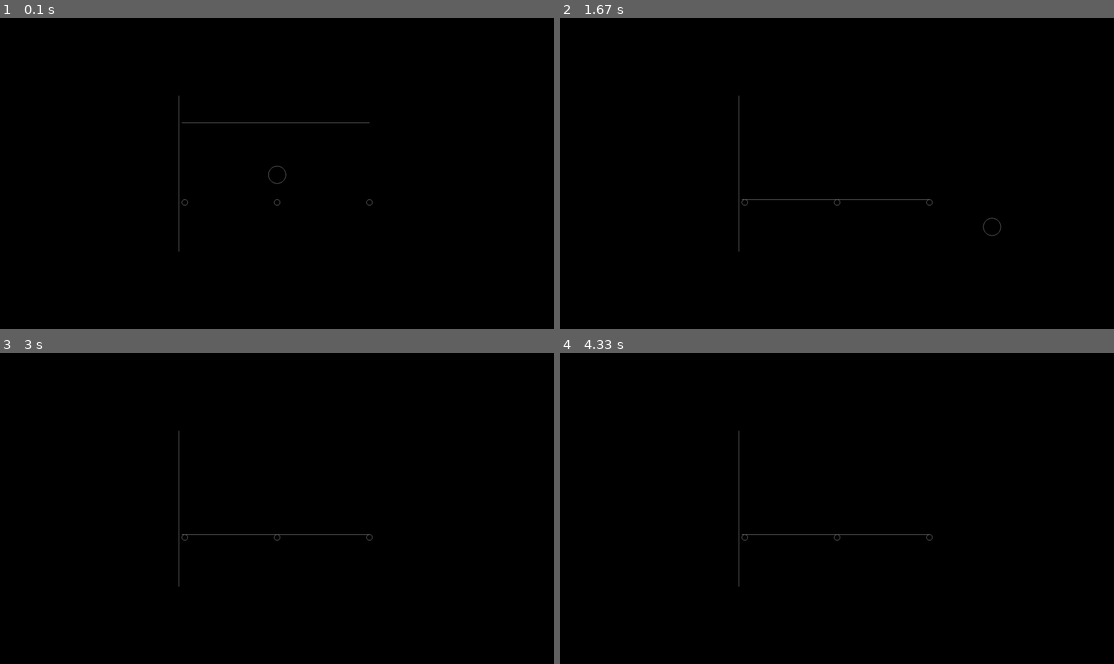
Above: before the commit, frames 1-4 (two rows, left to right).
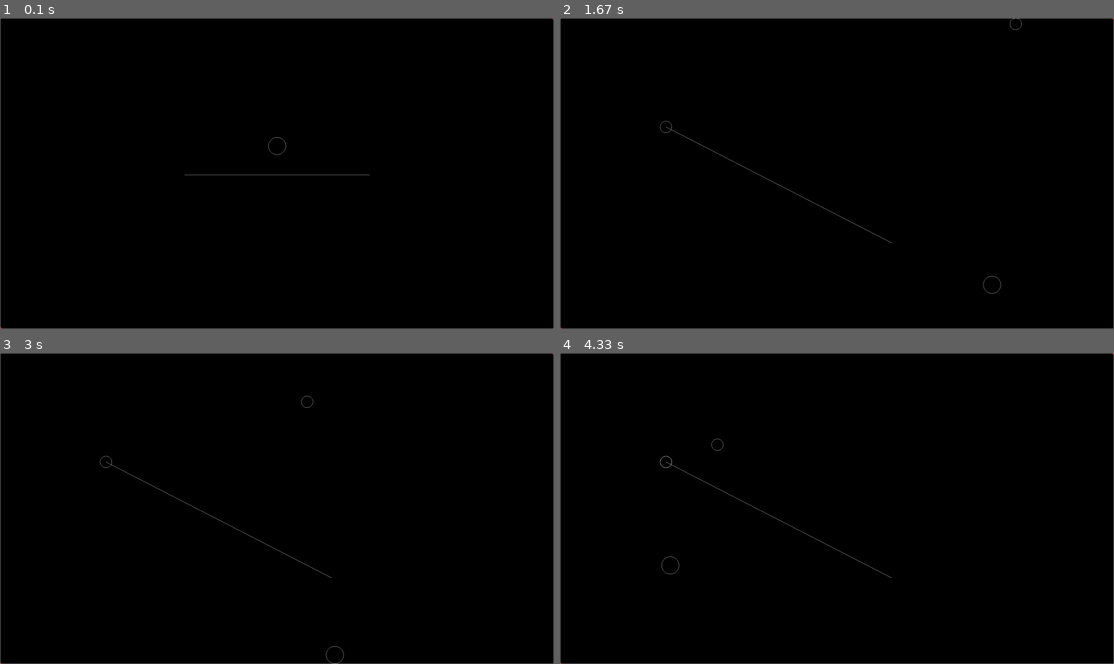
Above: after the commit, the same moments.

Repository: MoronicRocketFanatic/Pythonic_Physics_Engine
Game: pygame game, started from source/main.py
The game is run twice, just before and just after one commit, with the same random seed, the same clock (stepped at 60 frames per second) and the same inputs.
Inputs (mouse positions are in pixels of both pictures, inside the frame that each line leads up to):
- Up to frame 1 (0.1 s): no input
- Up to frame 2 (1.67 s): tap 1 at 0.33, 1.65 s; press the mouse at (892, 241) at 0.7 s; move the mouse to (776, 185) at 0.8 s; release the mouse at (665, 126) at 0.93 s; hold Right 1-1.47 s; hold Up from 1.5 s (still down)
- Up to frame 3 (3 s): release Up at 1.8 s; hold Right 1.83-2.3 s; hold Left 2.33-2.87 s; hold Down from 2.9 s (still down)
- Up to frame 4 (4.33 s): tap 1 at 3.05, 4.22 s; release Down at 3.2 s; hold Left 3.23-3.63 s; hold Up 3.67-4.03 s; hold Right from 4.07 s (still down)

The runs differ from the first frame. In frame 1, 0.9% of the frame differs, in the area x 0-100%, y 0-100%; in frame 2, 0.9%; in frame 3, 0.9%; in frame 4, 0.9%.

Commit message:
FALSE ALARM, the lines need more attention, here is a mouse based line drawer and ball placer

Diff:
--- a/source/main.py
+++ b/source/main.py
@@ -26,11 +26,18 @@
 
 #objects
 # grav_objects = [Ball(display, WINDOW_WIDTH/2, WINDOW_HEIGHT/2)]
-grav_objects = [Ball(display, WINDOW_WIDTH/2, WINDOW_HEIGHT/2, 30), Line(display, WINDOW_WIDTH/3, WINDOW_HEIGHT/3, WINDOW_WIDTH/3*2, WINDOW_HEIGHT/3), Line(display, WINDOW_WIDTH/3-10, WINDOW_HEIGHT/3, WINDOW_WIDTH/3*2, WINDOW_HEIGHT/3)]
+# grav_objects = [Ball(display, WINDOW_WIDTH/2, WINDOW_HEIGHT/2-100, 30), Line(display, WINDOW_WIDTH/3, WINDOW_HEIGHT/2, WINDOW_WIDTH/3*2, WINDOW_HEIGHT/2), Line(display, WINDOW_WIDTH/3+50, WINDOW_HEIGHT/2-1000, WINDOW_WIDTH/3+50, WINDOW_HEIGHT/2-100)]
+grav_objects = [Ball(display, WINDOW_WIDTH/2, WINDOW_HEIGHT/2-100, 30), Line(display, WINDOW_WIDTH/3, WINDOW_HEIGHT/2, WINDOW_WIDTH/3*2, WINDOW_HEIGHT/2)]
 # no_grav_objects = [Line(display, 0, 0, 0, WINDOW_HEIGHT-1, anchored=True), Line(display, 0, WINDOW_HEIGHT-1, WINDOW_W …(181 unchanged characters)…
 no_grav_objects = [Ball(display, WINDOW_WIDTH/2, WINDOW_HEIGHT/2+100, anchored=True), Ball(display, WINDOW_WIDTH/3, WIN …(208 unchanged characters)…
+not_mouse_objects = [Line(display, 0, 0, 0, WINDOW_HEIGHT-1, anchored=True), Line(display, 0, WINDOW_HEIGHT-1, WINDOW_WIDTH-1, WINDOW_HEIGHT-1, anchored=True), Line(display, WINDOW_WIDTH-1, WINDOW_HEIGHT-1, WINDOW_WIDTH-1, 0, anchored=True), Line(display, 0, 0, WINDOW_WIDTH-1, 0, anchored=True)]
 invisible_physics_objects = [] #for invisible walls, etc
 rendered_objects = [] #rendered but without collisions, gui maybe?
+
+mouse_objects = []
+temp_start = pygame.Vector2(0, 0)
+temp_end = pygame.Vector2(0, 0)
+drawing = False
 
 phys_solver = Solver(grav_objects, no_grav_objects, gravity=1000)
 
@@ -49,7 +56,22 @@
             engine_running = False
             print("Attempting exit...")
 
-        if event.type == pygame.KEYDOWN:
+
+        elif event.type == pygame.MOUSEBUTTONDOWN:
+            mouse_pos = pygame.mouse.get_pos()
+            temp_start = pygame.Vector2(mouse_pos[0], mouse_pos[1])
+            drawing = True
+
+        elif event.type == pygame.MOUSEBUTTONUP:
+            mouse_pos = pygame.mouse.get_pos()
+            temp_end = pygame.Vector2(mouse_pos[0], mouse_pos[1])
+            mouse_objects.append(Line(display, temp_start[0], temp_start[1], temp_end[0], temp_end[1], anchored=False))
+            drawing = False
+
+
+
+
+        elif event.type == pygame.KEYDOWN:
             if event.key == pygame.K_UP:
                 grav_objects[0].position[1] -= 1
 
@@ -62,6 +84,18 @@
             elif event.key == pygame.K_RIGHT:
                 grav_objects[0].position[0] += 1
 
+            elif event.key == pygame.K_p:
+                print(mouse_objects)
+                for line in mouse_objects:
+                    print(f"Start: {line.position[0]}, {line.position[1]} | End: {line.position_2[0]}, {line.position_2[1]}")
+
+            elif event.key == pygame.K_1:
+                mouse_pos = pygame.mouse.get_pos()
+                mouse_objects.append(Ball(display, mouse_pos[0], mouse_pos[1], 20))
+
+
+    no_grav_objects = not_mouse_objects + mouse_objects
+    phys_solver.no_grav_objects = no_grav_objects
     phys_solver.update(delta_time)
 
 
@@ -75,6 +109,11 @@
     for object in no_grav_objects:
         if object.draw_antialiased_wireframe():
             no_grav_objects.remove(object)
+            try:
+                not_mouse_objects.remove(object)
+            except ValueError:
+                mouse_objects.remove(object)
+
             del object
             continue
 
@@ -84,6 +123,10 @@
             del object
             continue
 
+    if drawing:
+        mouse_pos = pygame.mouse.get_pos()
+        gfxdraw.line(display, int(temp_start[0]), int(temp_start[1]), int(mouse_pos[0]), int(mouse_pos[1]), (165, 165, 165))
+
     pygame.display.flip()
 #EXIT PROGRAM
 pygame.quit()
--- a/source/solver.py
+++ b/source/solver.py
@@ -310,6 +310,8 @@
             return False
 
         intersection_position = Vector2(x_1 + (intersect_distance_1 * (x_2 - x_1)), y_1 + (intersect_distance_1 * (y_2 - y_1)))
+        # print(intersect_distance_1)
+        # print(intersect_distance_2)
         gfxdraw.aacircle(line_1.surface, int(intersection_position[0]), int(intersection_position[1]), 5, (255, 0, 0))
 
         # print(f"intersect {intersection_position}")
@@ -322,10 +324,10 @@
         line_1.dir = line_1.position_2 - line_1.position #figure out the directions of lines
         line_2.dir = line_2.position_2 - line_2.position
 
-        line_1.position = line_1.position + intersect_distance_1 * line_1.dir *(not line_1.anchored) #distance along the line * the line direction + the original point
-        line_1.position_2 = line_1.position_2 + intersect_distance_1 * line_1.dir *(not line_1.anchored)
-        line_2.position = line_2.position + intersect_distance_2 * line_2.dir *(not line_2.anchored)
-        line_2.position_2 = line_2.position_2 + intersect_distance_2 * line_2.dir *(not line_2.anchored)
+        line_1.position = line_1.position + (intersect_distance_1 * .5) * line_1.dir *(not line_1.anchored) #distance along the line * the line direction + the original point
+        line_1.position_2 = line_1.position_2 + (intersect_distance_1 * .5) * line_1.dir *(not line_1.anchored)
+        line_2.position = line_2.position - (intersect_distance_2 * .5) * line_2.dir *(not line_2.anchored)
+        line_2.position_2 = line_2.position_2 - (intersect_distance_2 * .5) * line_2.dir *(not line_2.anchored)
 
 
         # line_1.position += intersect_distance_1
